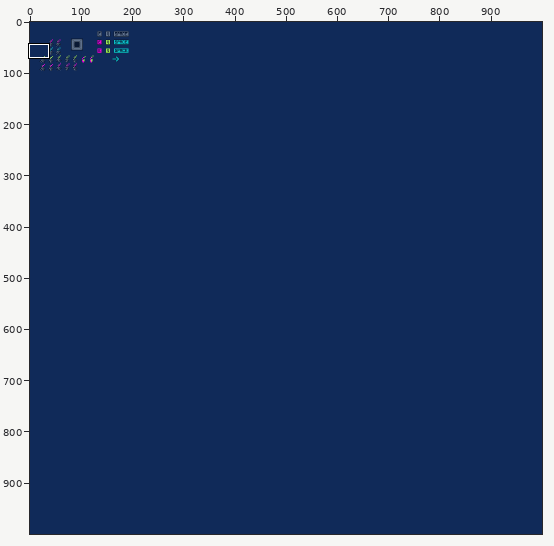
One commit to this pixel-art file: sprites/tilemap.ase. Above, an overview of the earlier version with the close-up marked.
Close-up. Before:
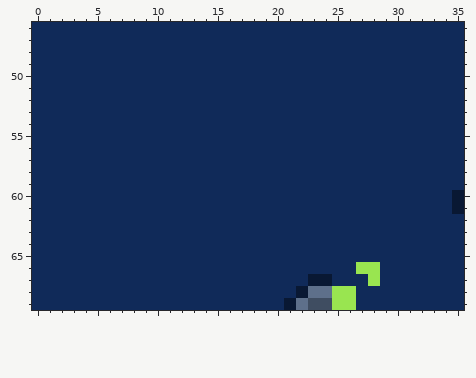
1000x1000 pixels, 1 frame. Shown: x 0..35, y 46..69.
After:
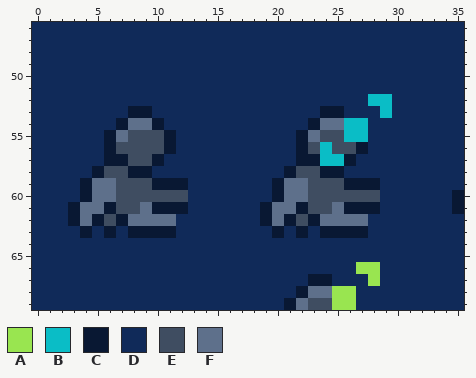
Palette (. is transparent): A #99e550  B #0abdc6  C #091833  D #102a59  E #3f4d61  F #5e708b
From old to new:
Changed rows in their new state; - is an unchanged pixel.
Layer "Layer 2":
first column x 3:
52 -------------------------BB
53 -----CC--------------CC---B
54 ----CFFC------------CFFBB--
55 ---CFEEEC----------CFEEBB--
56 ---CEEEEC----------CEBEEC--
57 ---CCEEC-----------CCBBC---
58 --CEECC-----------CEECC----
59 -CFFEEECCC-------CFFEEECCC-
60 -CFFEEEEEE-------CFFEEEEEE-
61 CFFCEEFCCC------CFFCEEFCCC-
62 CFCECFFFF-------CFCECFFFF--
63 -C-C-CCCC--------C-C-CCCC--
Where, in picture pixels (left, top, right, bottom), the same in both close-ups:
changed: (260, 94, 392, 238)
changed: (68, 106, 188, 238)
